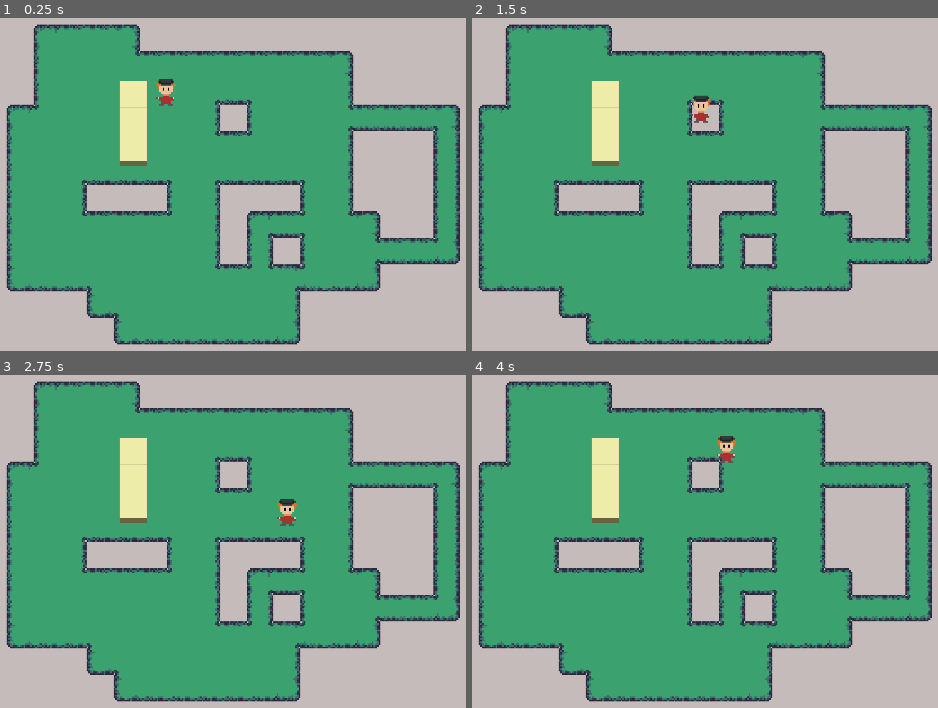
Above: before the commit, frames 1-4 (two rows, left to right).
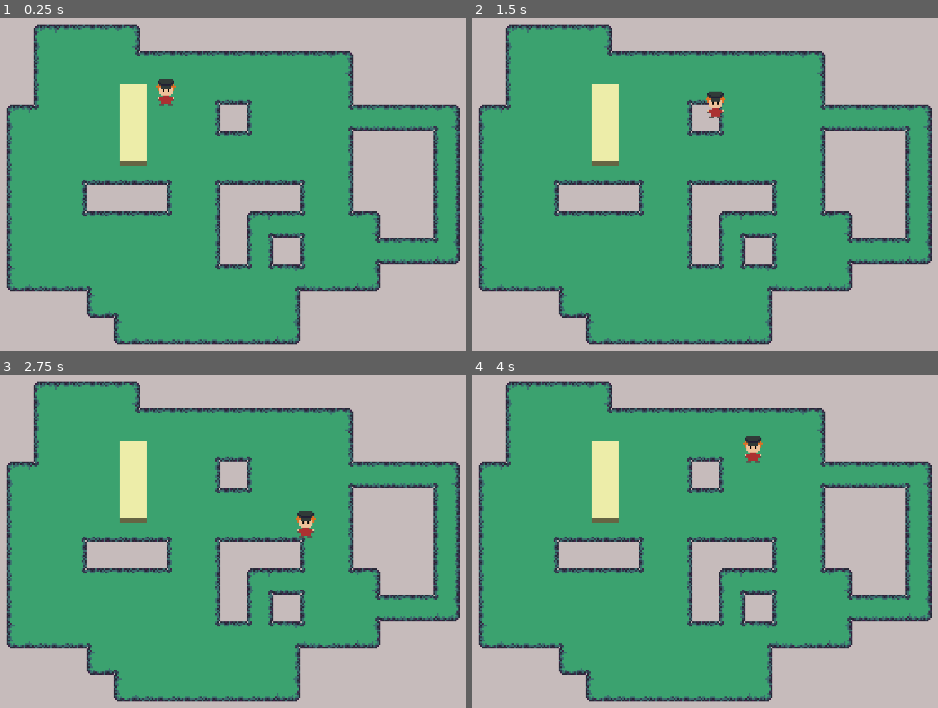
Above: after the commit, the same moments.

Repository: Zezeku/Godot-Creature-Catch
Game: Godot game, scene res://Source/SceneHandler.tscn
Two runs of this game, one before a commit and one after it. Both use one fixed random seed, a clock stepped at 60 frames per second and the inputs below.
Inputs:
- Up to frame 1 (0.25 s): no input
- Up to frame 2 (1.5 s): tap Enter at 0.5 s; hold Right (ui_right) 0.53-1.28 s; hold Down (ui_down) from 1.28 s (still down)
- Up to frame 3 (2.75 s): release Down (ui_down) at 2.03 s; hold Right (ui_right) from 2.03 s (still down)
- Up to frame 4 (4 s): release Right (ui_right) at 2.78 s; hold Up (ui_up) 2.78-3.53 s; hold Left (ui_left) from 3.53 s (still down)

The runs differ from the first frame. In frame 1, 0.2% of the frame differs, in the area x 25-38%, y 18-28%; in frame 2, 0.5%; in frame 3, 0.6%, in the area x 25-68%, y 18-49%; in frame 4, 0.5%.

Commit message:
updated running*
cleaned up code with smarter functions

Diff:
--- a/Project/Source/AnimatedSprite.gd
+++ b/Project/Source/AnimatedSprite.gd
@@ -1,19 +1,19 @@
 extends KinematicBody2D
 
-var friction = 400 ;
-var acceleration = 150 ;
-var max_speed = 50 ;
+var friction = 500 ;
+var acceleration = 500 ;
+var max_speed = 60 ;
 var velocity = Vector2.ZERO;
 
 func _physics_process(delta):
 	var input_vector = Vector2.ZERO ;
 	input_vector.x = Input.get_action_strength("ui_right") - Input.get_action_strength("ui_left") ;
 	input_vector.y = Input.get_action_strength("ui_down") - Input.get_action_strength("ui_up") ;
+	input_vector = input_vector.normalized();
 
 	if input_vector != Vector2.ZERO :
-		velocity += input_vector.normalized() * (acceleration * delta) ;
-		velocity = velocity.clamped(max_speed * delta)
+		velocity = velocity.move_toward(input_vector * max_speed, acceleration * delta) ;
 	else:
 		velocity = velocity.move_toward(Vector2.ZERO, friction * delta) ;
 
-	move_and_collide(velocity) ;
+	move_and_collide(velocity * delta) ;
--- a/Project/Source/Player.tscn
+++ b/Project/Source/Player.tscn
@@ -37,8 +37,6 @@
 [node name="AnimatedSprite" type="AnimatedSprite" parent="."]
 frames = SubResource( 5 )
 animation = "WalkingDown"
-frame = 1
-playing = true
 
 [node name="CollisionShape2D" type="CollisionShape2D" parent="."]
 position = Vector2( 0.18729, 7.30425 )
--- a/Project/Source/SceneHandler.tscn
+++ b/Project/Source/SceneHandler.tscn
@@ -64,7 +64,7 @@
 position = Vector2( 283.856, 124.027 )
 
 [node name="Node2D3" parent="Route1Scene/YSort" instance=ExtResource( 5 )]
-position = Vector2( 283.856, 91.9783 )
+position = Vector2( 283.856, 93.8661 )
 
 [node name="PlayerCamera" type="Camera2D" parent="Route1Scene"]
 position = Vector2( 312.5, 151.5 )
